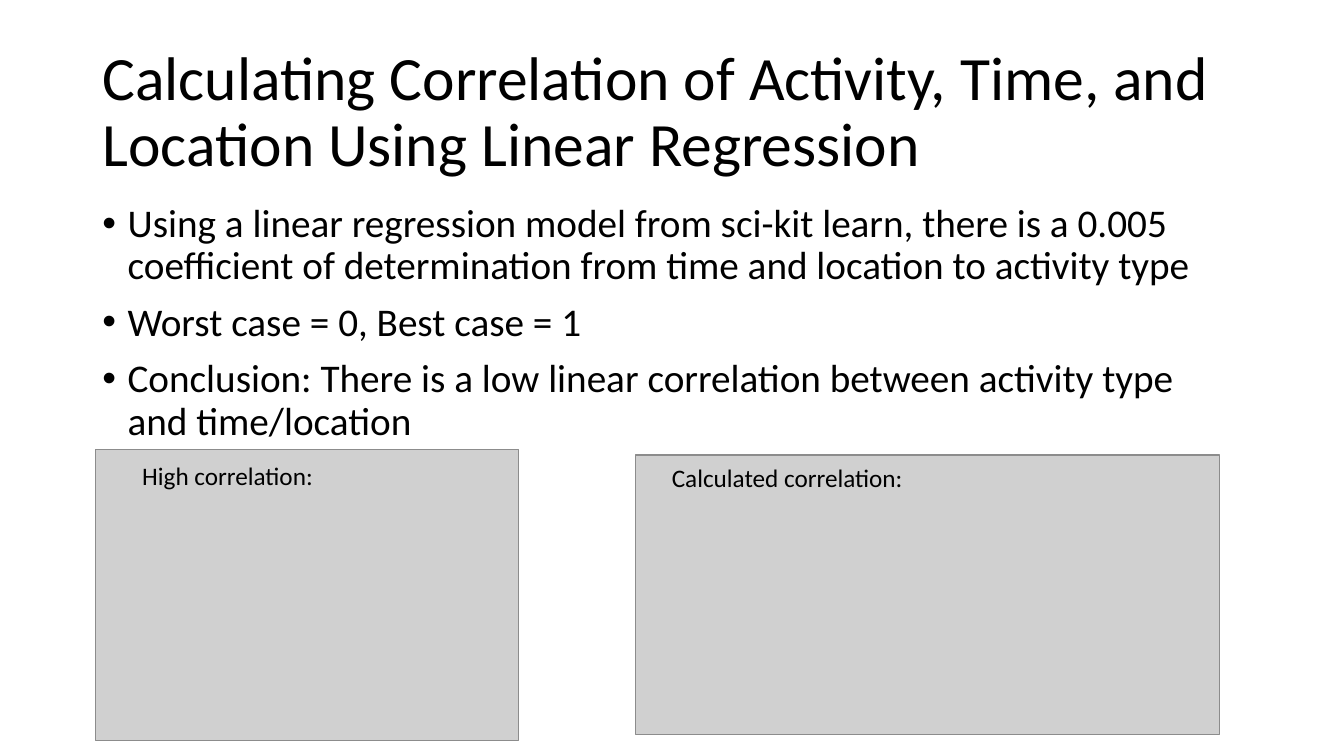
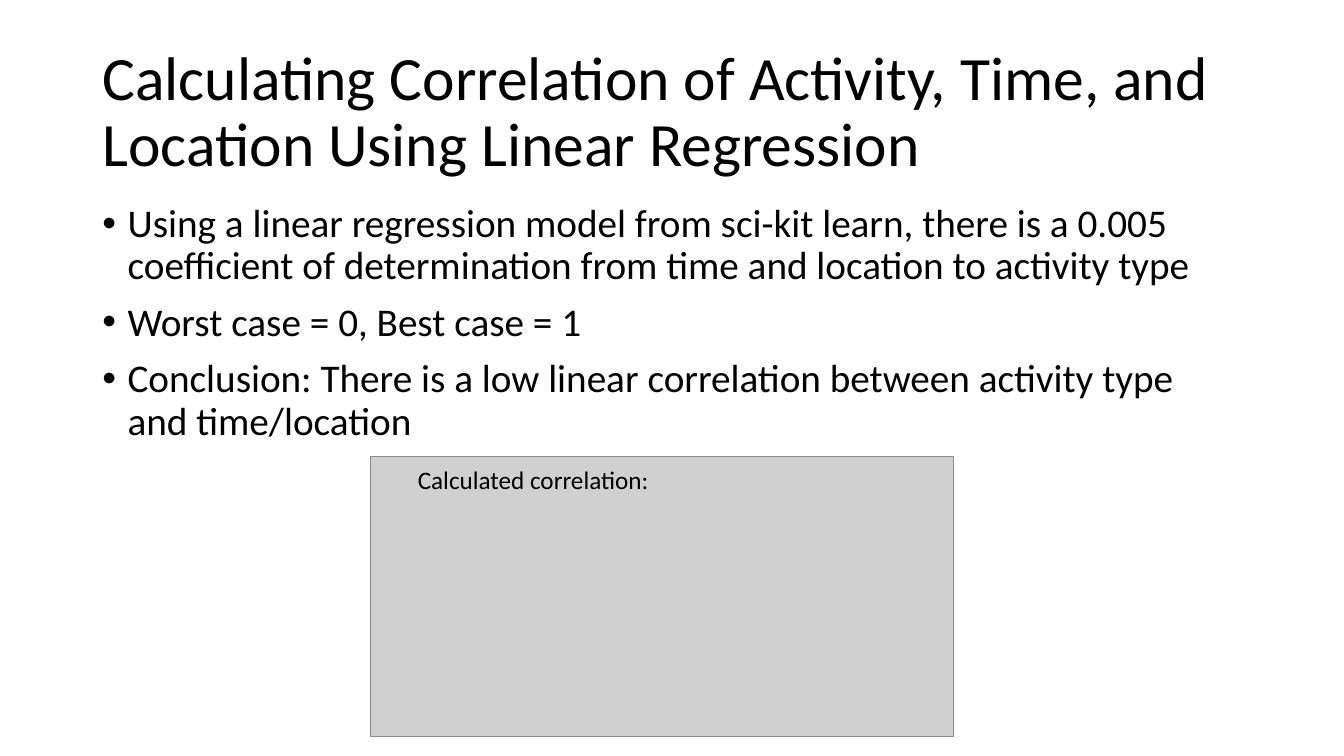
Before and after one commit to ian-mcnichols/CS_480, a slide deck: slide 12 of 480_HW1.pptx (slide 10 before the commit). Drawn at 1344x756 pixels with LibreOffice and Linux fonts; fonts in the diff are those of the drawing; grey boxes stand for pictures. Boxes give left, top, right and bottom in pixels: in the first picture for what was removed or moved away, otherwise in the second. Text is boxed around its words. In the diff, an @@ line names an element or a change of style, - is before the commit and + after.

```diff
--- a/480_HW1.pptx
+++ b/480_HW1.pptx
@@ picture removed at (x1=95, y1=450, x2=518, y2=741) @@
@@ text removed at (x1=142, y1=467, x2=312, y2=490) @@
-High correlation:
@@ picture moved from (x1=636, y1=455, x2=1220, y2=734) to (x1=370, y1=457, x2=954, y2=736) @@
@@ text "Calculated correlation:" moved from (x1=672, y1=469, x2=902, y2=487) to (x1=418, y1=471, x2=648, y2=489) @@
```
Also in this commit, not shown: 3 slides added, 1 slide removed.
